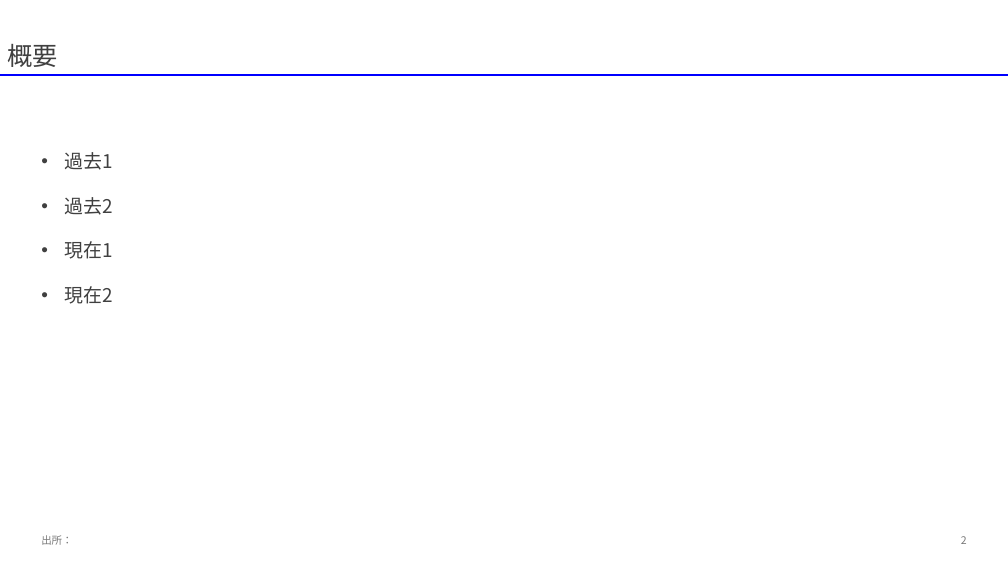
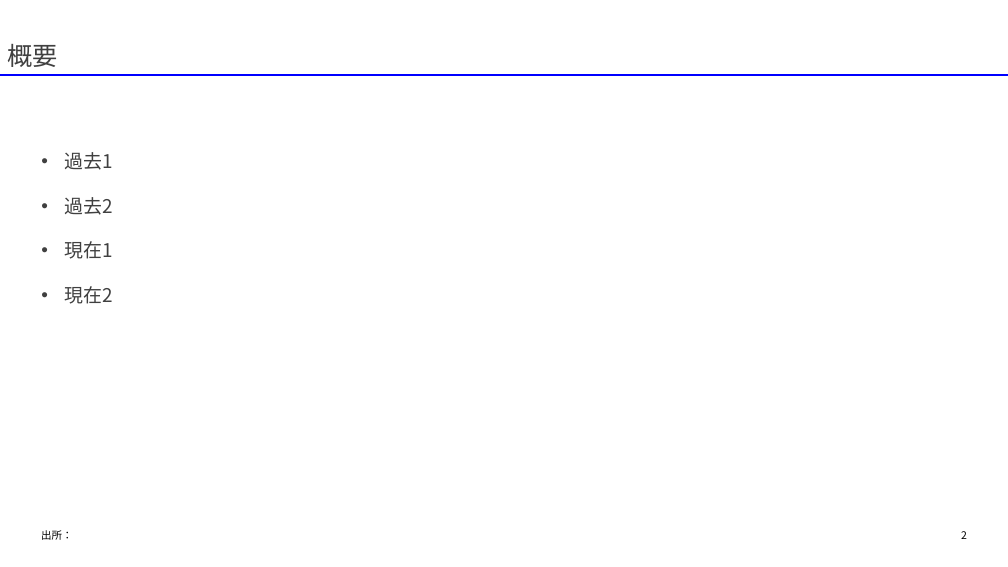
Before and after one commit to yuzucha16/dotfiles, a slide deck: slide 2 of office/Blank.potx. Drawn at 1008x567 pixels with LibreOffice and Linux fonts; fonts in the diff are those of the drawing. Boxes give left, top, right and bottom in pixels: in the first picture for what was removed or moved away, otherwise in the second. Text is boxed around its words. In the diff, an @@ line names an element or a change of style, - is before the commit and + after.

Commit message:
[ppt] Biz UDP font

```diff
--- a/office/Blank.potx
+++ b/office/Blank.potx
@@ text "出所：" at (x1=41, y1=530, x2=72, y2=540): text colour #797979 to #000000; vertical alignment middle to top @@
@@ page number at (x1=961, y1=531, x2=967, y2=539): text colour #797979 to #000000; vertical alignment middle to top @@
```
Also in this commit, not shown: 3 other slides changed, 3 slides added.
